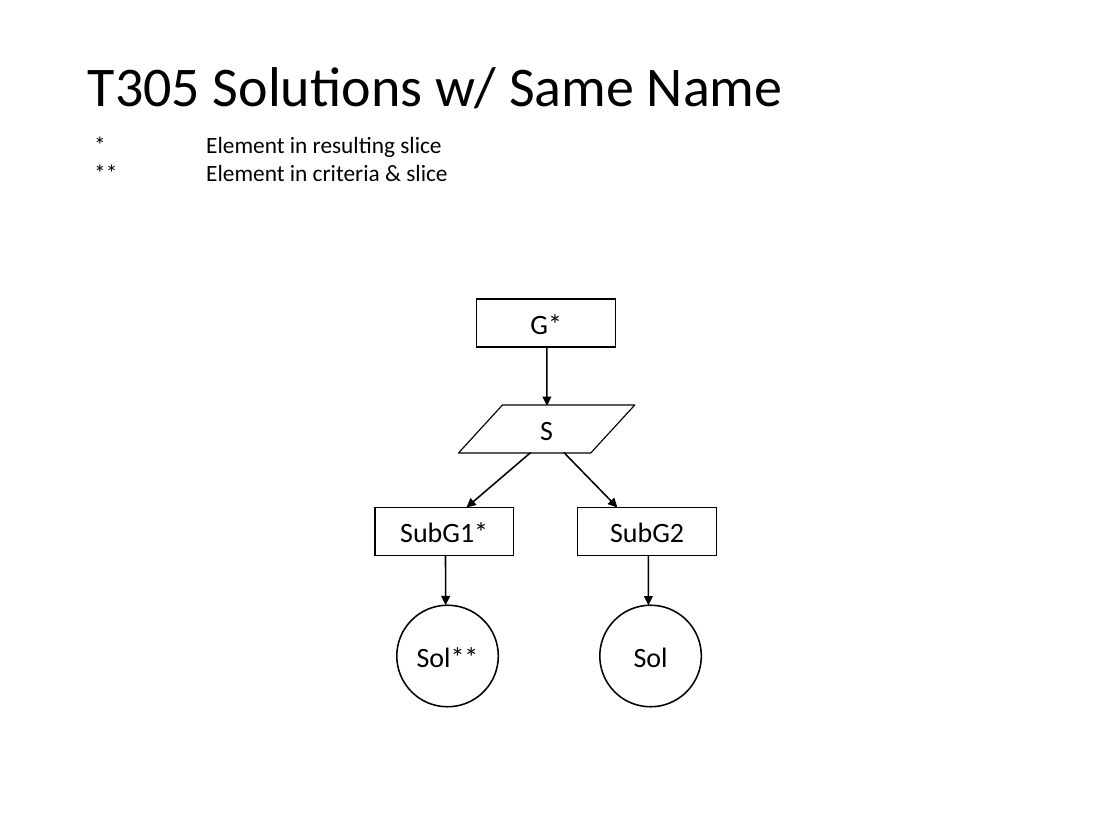
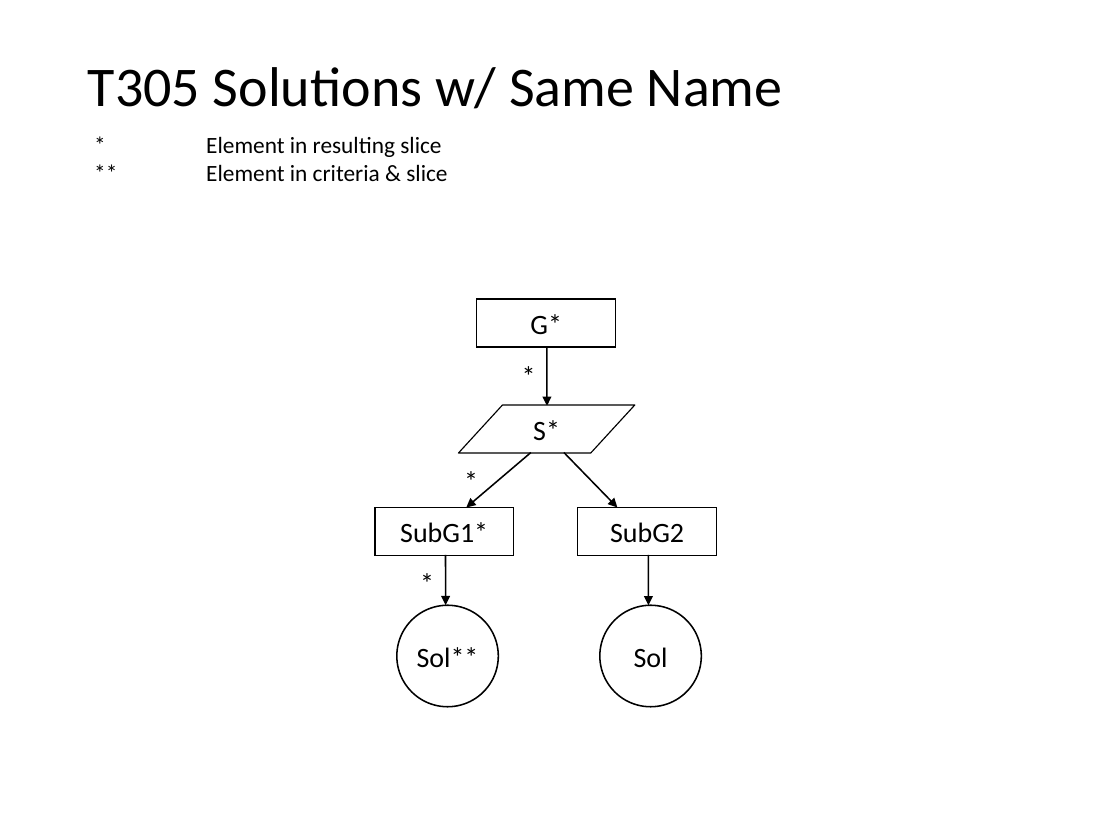
Before and after one commit to nlsfung/MMINT_Examples, a slide deck: slide 16 of GSNSliceRecheckTestSuite/TestSuite.ppt. Drawn at 1120x840 pixels with LibreOffice and Linux fonts; fonts in the diff are those of the drawing. Boxes give left, top, right and bottom in pixels: in the first picture for what was removed or moved away, otherwise in the second. Text is boxed around its words. In the diff, an @@ line names an element or a change of style, - is before the commit and + after.

```diff
--- a/GSNSliceRecheckTestSuite/TestSuite.ppt
+++ b/GSNSliceRecheckTestSuite/TestSuite.ppt
@@ text added at (511,353,547,398), 18 pt, text #000000 @@
+*
@@ text in parallelogram at (533,420,560,440): text changed @@
-S
+S*
@@ text added at (454,458,489,503), 18 pt, text #000000 @@
+*
@@ text added at (409,560,445,605), 18 pt, text #000000 @@
+*
```
Also in this commit, not shown: 12 other slides changed.
